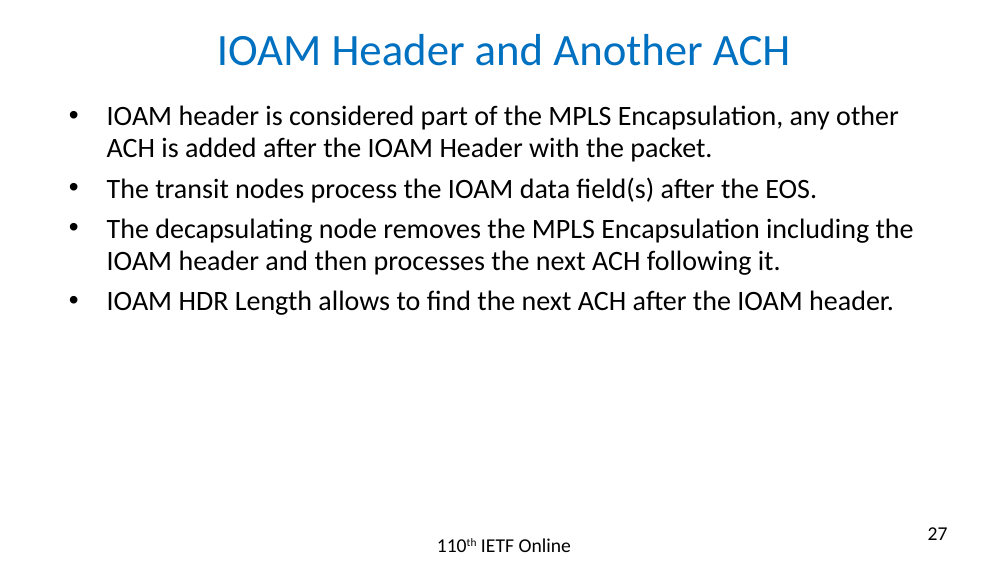
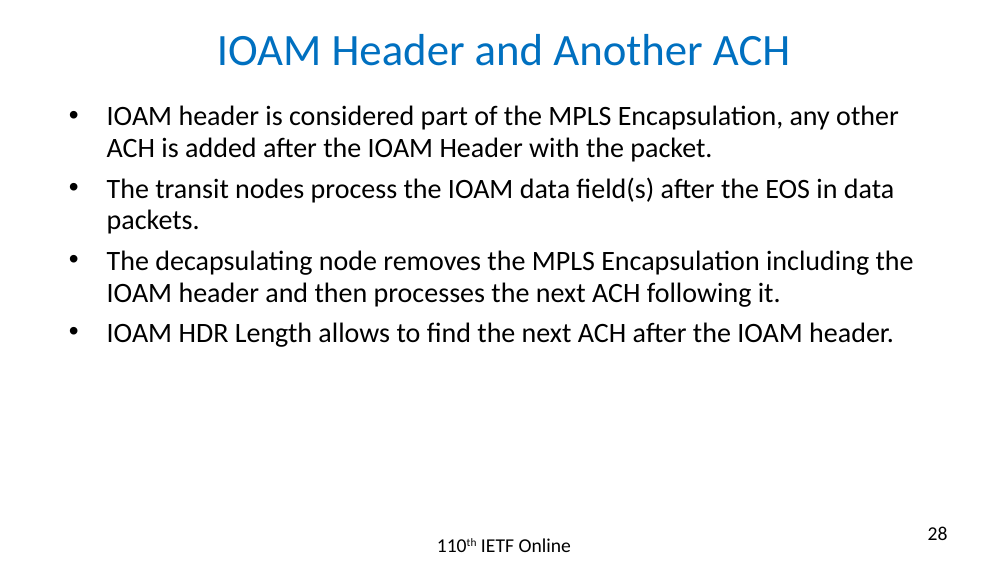
Before and after one commit to rakgandhi/ietf-slides, a slide deck: slide 28 of draft-gandhi-mpls-ioam-sr-05.pptx (slide 27 before the commit). Drawn at 1008x567 pixels with LibreOffice and Linux fonts; fonts in the diff are those of the drawing. Boxes give left, top, right and bottom in pixels: in the first picture for what was removed or moved away, otherwise in the second. Text is boxed around its words. In the diff, an @@ line names an element or a change of style, - is before the commit and + after.

```diff
--- a/draft-gandhi-mpls-ioam-sr-05.pptx
+++ b/draft-gandhi-mpls-ioam-sr-05.pptx
@@ text at <box>107,177,894,234</box>: text changed @@
-• The transit nodes process the IOAM data field(s) after the EOS.
+• The transit nodes process the IOAM data field(s) after the EOS in data packets.
@@ page number at <box>928,526,948,540</box>: text changed @@
-27
+28
```
Also in this commit, not shown: 3 other slides changed, 1 slide added, 1 slide removed, 1 other file.
